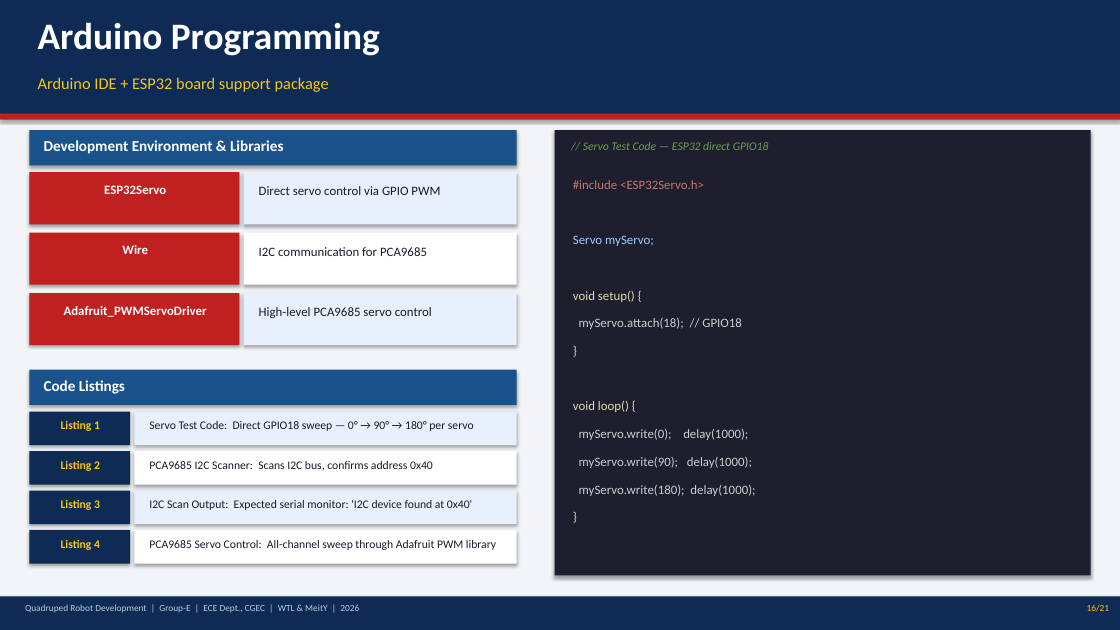
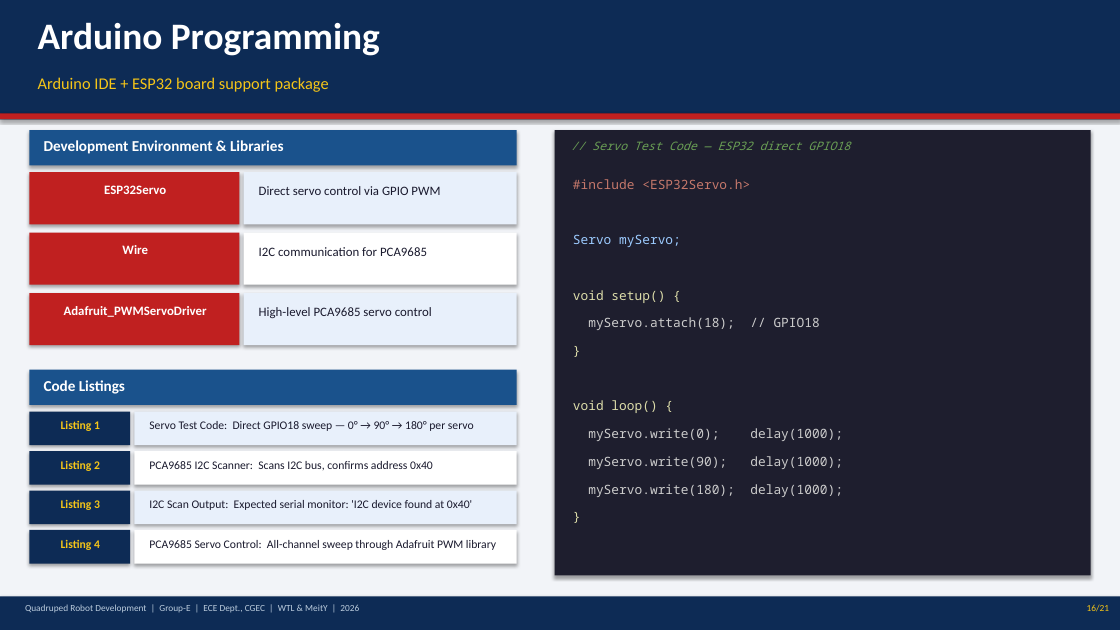
Before and after one commit to Biraj2004/3D-QuadrupedBot-Report, a slide deck: slide 16 of Quadruped_Robot_Presentation.pptx. Drawn at 1120x630 pixels with LibreOffice and Linux fonts; fonts in the diff are those of the drawing. Boxes give left, top, right and bottom in pixels: in the first picture for what was removed or moved away, otherwise in the second. Text is boxed around its words. In the diff, an @@ line names an element or a change of style, - is before the commit and + after.

```diff
--- a/Quadruped_Robot_Presentation.pptx
+++ b/Quadruped_Robot_Presentation.pptx
@@ font Calibri to Noto Sans Mono in 11 elements at <box>592,141,850,150</box>, <box>573,179,750,189</box>, <box>573,234,681,247</box>, <box>573,290,665,303</box>, <box>588,317,820,330</box>, <box>573,400,657,413</box>, <box>588,428,843,441</box>, <box>588,456,843,469</box>, <box>588,484,843,497</box>, <box>565,339,1077,365</box>, <box>565,505,1077,532</box> @@
```
Also in this commit, not shown: 4 other slides changed.
